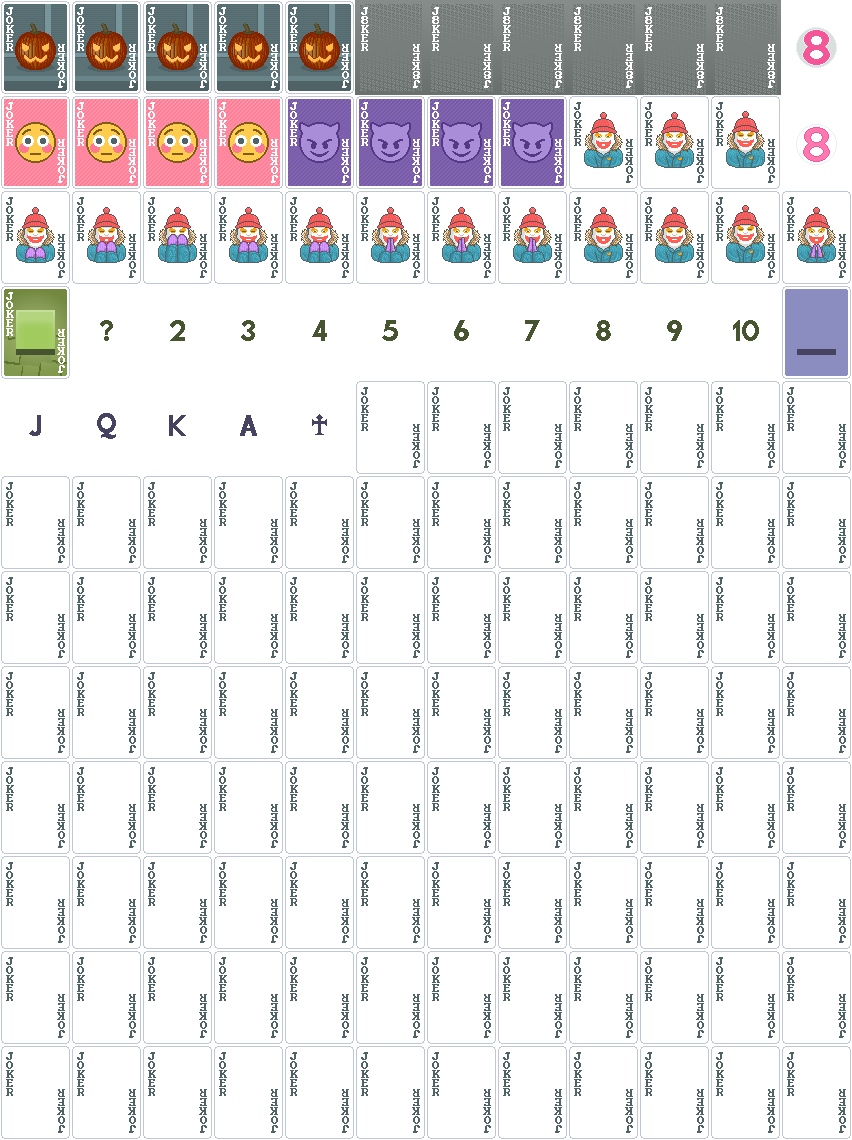
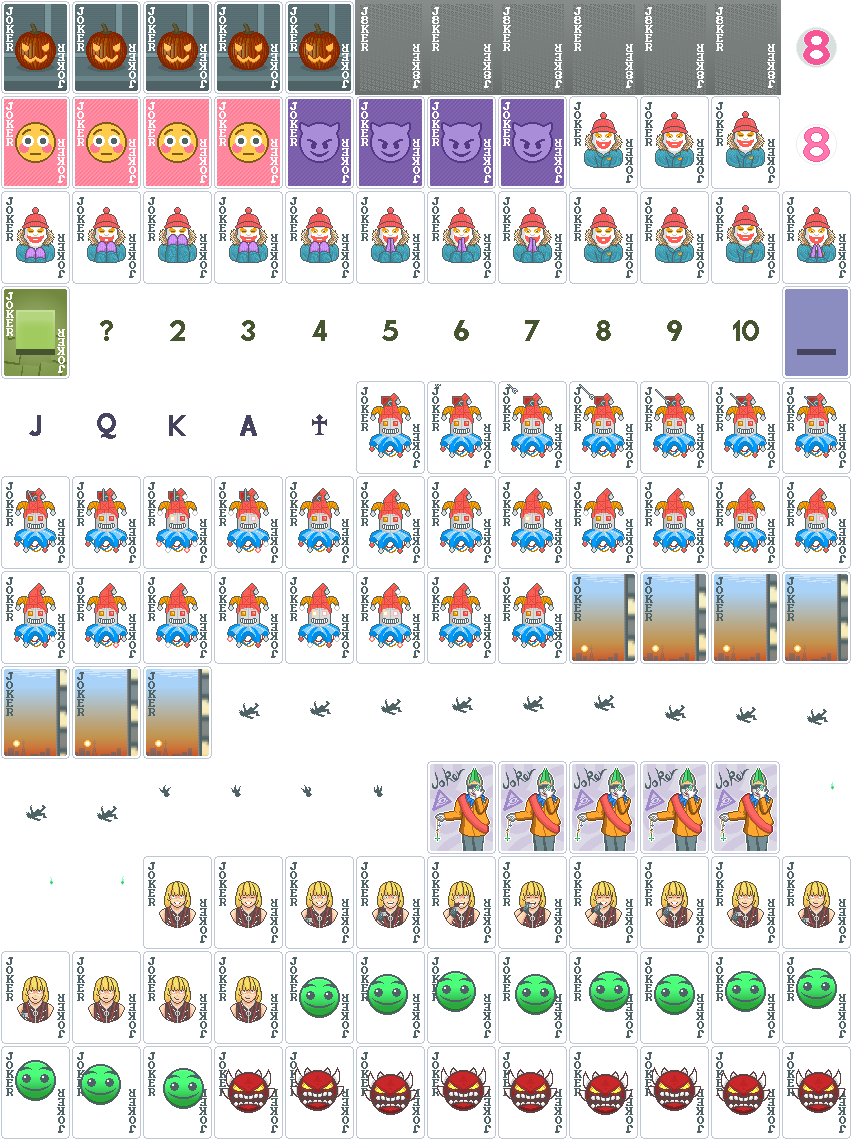
Layered file, before and after one edit (852 x 1140). Changes by layer:
added group "Layer Group #28" with 12 layers above "Layer Group #20" over left=15, top=968, right=845, bottom=1115
added layer "Pasted Layer #54" in group "Layer Group #28" over left=222, top=1067, right=845, bottom=1115
added group "Layer Group #20" with 30 layers above "Layer Group #19" over left=17, top=881, right=835, bottom=1023
added layer "Pasted Layer #24" in group "Layer Group #20" over left=88, top=976, right=267, bottom=1023
added group "Layer Group #19" with 26 layers above "Layer Group #16" over left=50, top=764, right=834, bottom=885
added group "Layer Group #171" with 3 layers in group "Layer Group #19" over left=714, top=764, right=777, bottom=851
added layer "Pasted Layer #165" in group "Layer Group #171" over left=714, top=764, right=777, bottom=851
added group "Layer Group #163" with 3 layers in group "Layer Group #19" over left=643, top=764, right=706, bottom=851
added layer "Pasted Layer #159" in group "Layer Group #163" over left=643, top=764, right=706, bottom=851
added group "Layer Group #170" with 3 layers in group "Layer Group #19" over left=572, top=764, right=635, bottom=851
added layer "Pasted Layer #162" in group "Layer Group #170" over left=572, top=764, right=635, bottom=851
added group "Layer Group #161" with 3 layers in group "Layer Group #19" over left=501, top=764, right=564, bottom=851
added group "Layer Group #16" with 38 layers above "Layer Group #15" over left=4, top=574, right=848, bottom=822
added group "Layer Group #17" with 11 layers in group "Layer Group #16" over left=26, top=695, right=828, bottom=822
added group "Layer Group #15" with 42 layers above "Layer Group #13" over left=14, top=384, right=839, bottom=648
added layer "Pasted Layer #4" in group "Layer Group #15" over left=14, top=488, right=839, bottom=648
painted on "ModdedVanilla.png copy #24" over left=1, top=666, right=851, bottom=949
…and 133 more changes (133 added)
